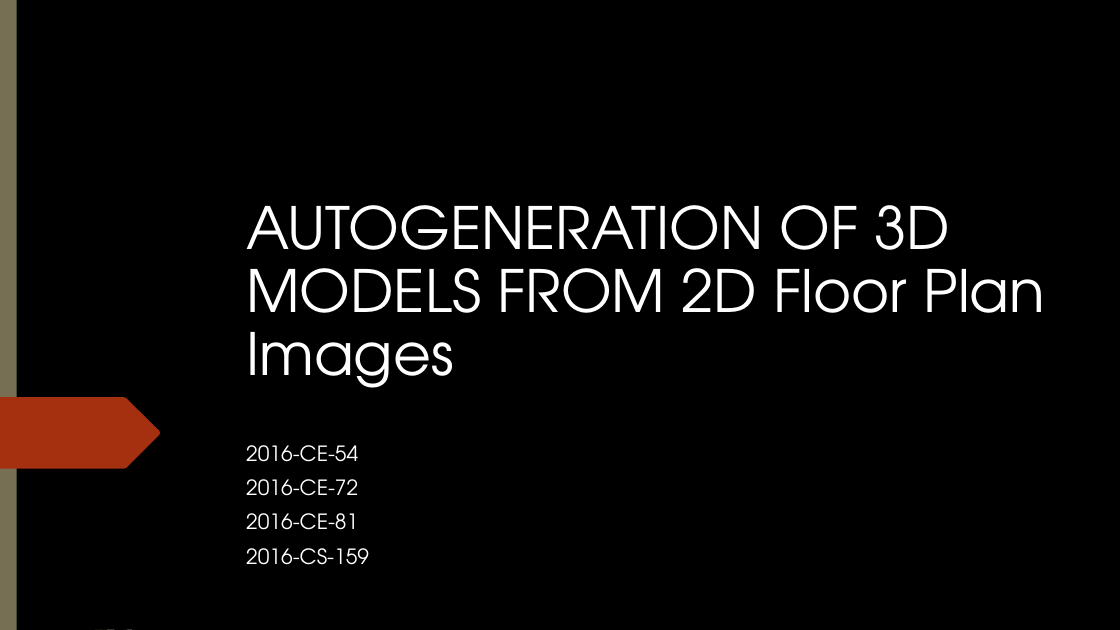
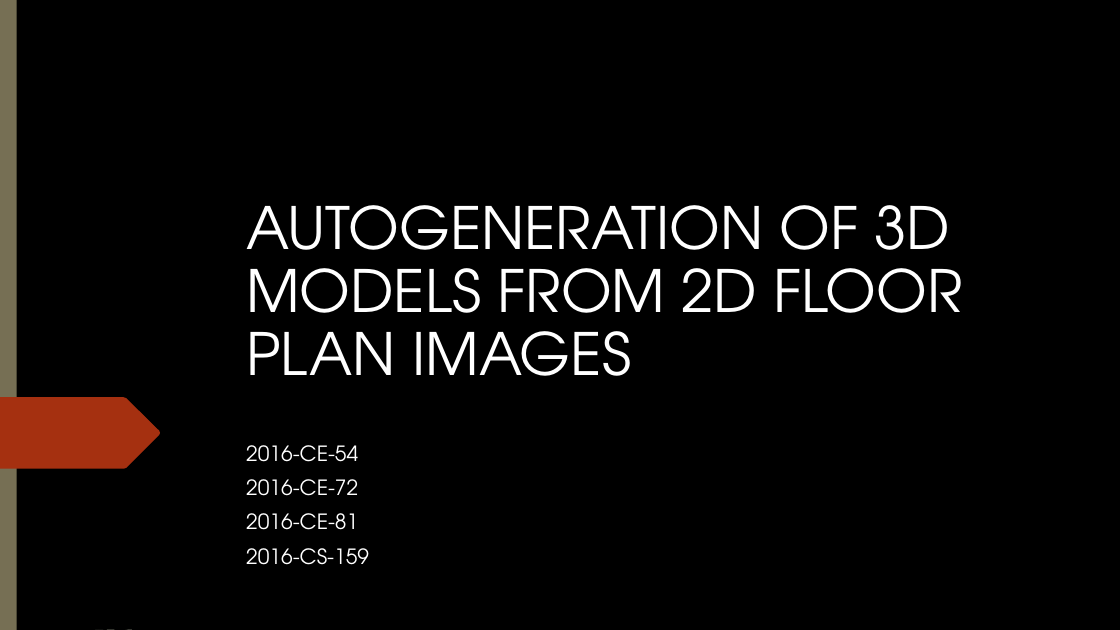
Before and after one commit to 15831944/2d-to-3d, a slide deck: slide 1 of Project slides.pptx. Drawn at 1120x630 pixels with LibreOffice and Linux fonts; fonts in the diff are those of the drawing; background and template pictures are left out. Boxes give left, top, right and bottom in pixels: in the first picture for what was removed or moved away, otherwise in the second. Text is boxed around its words. In the diff, an @@ line names an element or a change of style, - is before the commit and + after.

Commit message:
slides

```diff
--- a/Project slides.pptx
+++ b/Project slides.pptx
@@ title at (246, 205, 962, 376): text changed @@
-AUTOGENERATION OF 3D MODELS FROM 2D Floor Plan Images
+AUTOGENERATION OF 3D MODELS FROM 2D FLOOR PLAN IMAGES
```
Also in this commit, not shown: 2 other slides changed, 1 slide added, 1 other file.
